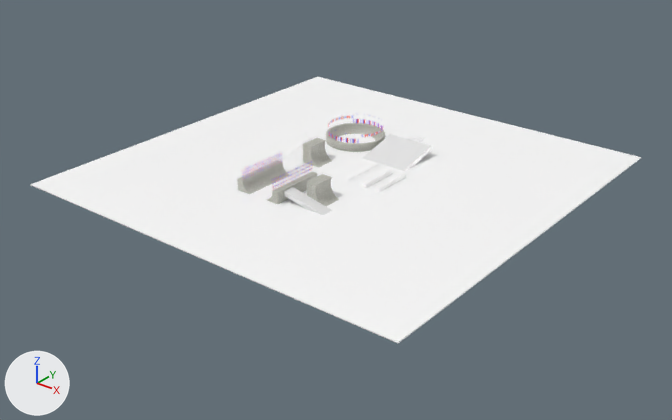
Renders of the OBJ model data/levels/skate0/skate0.obj from each side of a commit.
Before and after are seen from a camera (50 mm lens) standing at (243.0, -311.0, 171.0) and looking at (2.0, -10.0, -16.0). The axes (+X, +Y, +Z) are drawn at lower left. The lights are the same throughout. Where no turn or scale is listed for an object, it has been applied to the vertices.

In view in the first picture: 'skate0'.
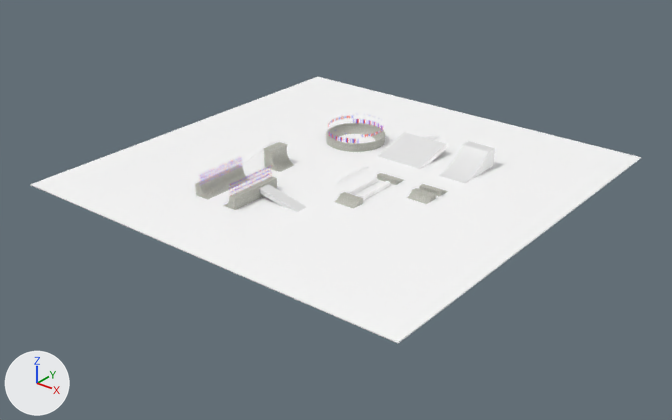
Pixel boxes [x1, y1, x2, y2] of what changed, in the pictures (672 x 420 px; the box of a moved part takes in the faces that stretch with it):
part 1 of me_skate0, moved or reshaped: before [362, 169, 392, 188]; after [346, 177, 378, 195]
part 2 of me_skate0, moved or reshaped: before [363, 134, 432, 171]; after [378, 133, 447, 169]
part 3 of me_skate0, moved or reshaped: before [405, 137, 426, 142]; after [420, 135, 440, 140]
part 4 of me_skate0, moved or reshaped: before [303, 138, 332, 167]; after [264, 142, 294, 172]
part 5 of me_skate0, moved or reshaped: before [375, 173, 405, 192]; after [359, 181, 390, 201]
part 6 of me_skate0, moved or reshaped: before [237, 161, 289, 194]; after [195, 165, 249, 200]
part 7 of me_skate0, moved or reshaped: before [267, 172, 317, 204]; after [223, 177, 277, 210]
part 8 of me_skate0, moved or reshaped: before [242, 153, 282, 179]; after [200, 157, 242, 185]
part 9 of me_skate0, moved or reshaped: before [272, 161, 312, 189]; after [229, 165, 272, 196]
part 10 of me_skate0, moved or reshaped: before [284, 187, 332, 215]; after [259, 184, 306, 212]
part 11 of me_skate0, added: after [439, 141, 495, 183]
part 12 of me_skate0, added: after [419, 184, 448, 196]
part 13 of me_skate0, added: after [407, 188, 436, 204]
part 14 of me_skate0, added: after [335, 192, 363, 208]
part 15 of me_skate0, added: after [377, 173, 404, 185]
part 16 of me_skate0, deleted: before [307, 174, 339, 206]

The change in detail:
me_skate0 is used by ob_skate0; location (0.0, 0.0, 0.0).
me_skate0 had 736 vertices, 691 faces and spanned x -100.0..100.0, y -100.0..100.0, z -2.0..11.0.
me_skate0 now has 862 vertices, 822 faces and spans x -100.0..100.0, y -100.0..100.0, z -2.0..11.0.
me_skate0 part 1: the loose piece of 8 vertices spanning x 17.0..19.0, y -10.0..10.0, z 0.0..2.0 is moved by (0.0, -11.0, 0.0).
me_skate0 part 2: the loose piece of 8 vertices spanning x -3.0..21.0, y 15.0..39.0, z -2.0..5.0 is moved by (4.0, 7.0, 0.0).
me_skate0 part 3: the loose piece of 8 vertices spanning x 4.0..6.0, y 38.0..58.0, z -2.0..5.0 is moved by (4.0, 7.0, 0.0).
me_skate0 part 4: the loose piece of 30 vertices spanning x -22.0..-11.0, y -5.0..5.0, z -1.0..9.0 is moved by (-10.0, -15.0, 0.0).
me_skate0 part 5: the loose piece of 8 vertices spanning x 24.0..26.0, y -10.0..10.0, z 0.0..2.0 is moved by (0.0, -11.0, 0.0).
me_skate0 part 6: the loose piece of 22 vertices spanning x -24.0..-16.0, y -47.0..-20.0, z 0.0..6.0 is moved by (-10.0, -15.0, 0.0).
me_skate0 part 7: the loose piece of 22 vertices spanning x -8.0..0.0, y -47.0..-20.0, z 0.0..6.0 is moved by (-10.0, -15.0, 0.0).
me_skate0 part 8: the loose piece of 4 vertices spanning x -21.0, y -47.0..-20.0, z 5.0..11.0 is moved by (-10.0, -15.0, 0.0).
me_skate0 part 9: the loose piece of 4 vertices spanning x -3.0, y -47.0..-20.0, z 5.0..11.0 is moved by (-10.0, -15.0, 0.0).
me_skate0 part 10: the loose piece of 8 vertices spanning x -2.0..23.0, y -43.0..-37.0, z -2.0..5.0 is moved by (-10.0, -4.0, 0.0).
me_skate0 part 11: a new loose piece of 30 vertices spanning x 37.0..51.0, y 17.0..47.0, z -2.0..9.0, in mat_metal038 (its picture is missing).
me_skate0 part 12: a new loose piece of 24 vertices spanning x 39.0..49.0, y 3.0..10.0, z -1.0..2.0, in mat_concrete1_wh (picture img_concrete1_2k_wh_jpg).
me_skate0 part 13: a new loose piece of 24 vertices spanning x 39.0..49.0, y -7.0..0.0, z -1.0..2.0, in mat_concrete1_wh (picture img_concrete1_2k_wh_jpg).
me_skate0 part 14: a new loose piece of 24 vertices spanning x 17.0..27.0, y -30.0..-23.0, z -1.0..2.0, in mat_concrete1_wh (picture img_concrete1_2k_wh_jpg).
me_skate0 part 15: a new loose piece of 24 vertices spanning x 17.0..27.0, y 1.0..8.0, z -1.0..2.0, in mat_concrete1_wh (picture img_concrete1_2k_wh_jpg).
me_skate0 part 16: the loose piece of 30 vertices spanning x 8.0..18.0, y -37.0..-26.0, z -1.0..9.0 is deleted.
